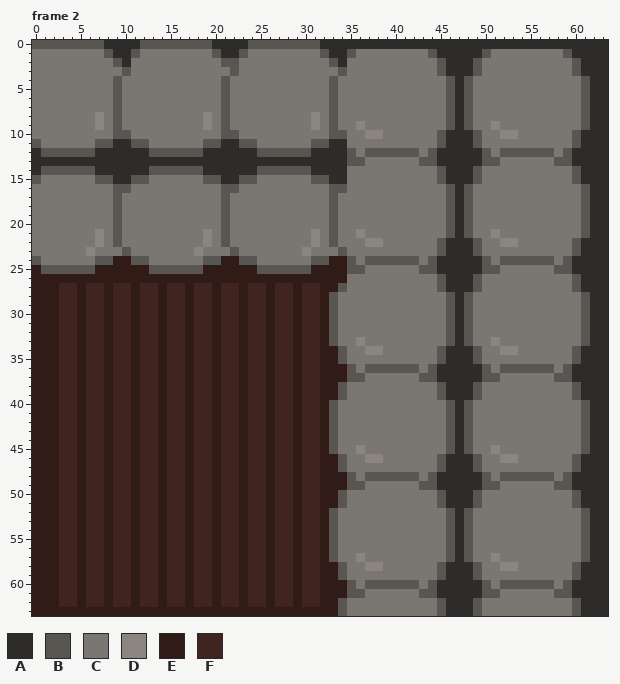
File history of a pixel-art file, Assets/Ea's Folder/walltile.aseprite. Above: the version before the commit.
64x64 pixels, 2 frames. Shown: frame 2.
Palette (. is transparent): A #2e2c2a  B #595652  C #7a7671  D #8a857f  E #301b17  F #40241f
Pixels before, frame 2 (only the part around the change), first column x 0:
 0 BBBBBBBBAAAABBBBBBBBAAAABBBBBBBBAAAAAAAAAAAAAAAAAAAAAAAAAAAAAAAA
 1 CCCCCCCCBAABCCCCCCCCBAABCCCCCCCCBAABCCCCCCCCBAAAAABCCCCCCCCBAAAA
 2 CCCCCCCCCBACCCCCCCCCCBBCCCCCCCCCCBACCCCCCCCCCBAAABCCCCCCCCCCBAAA
 3 CCCCCCCCCCBCCCCCCCCCCCBCCCCCCCCCCCBCCCCCCCCCCBAAABCCCCCCCCCCBAAA
 4 CCCCCCCCCBCCCCCCCCCCCBCCCCCCCCCCCBCCCCCCCCCCCCBABCCCCCCCCCCCCBAA
 5 CCCCCCCCCBCCCCCCCCCCCBCCCCCCCCCCCBCCCCCCCCCCCCBABCCCCCCCCCCCCBAA
 6 CCCCCCCCCBCCCCCCCCCCCBCCCCCCCCCCCBCCCCCCCCCCCCBABCCCCCCCCCCCCBAA
 7 CCCCCCCCCBCCCCCCCCCCCBCCCCCCCCCCCBCCCCCCCCCCCCBABCCCCCCCCCCCCBAA
 8 CCCCCCCDCBCCCCCCCCCDCBCCCCCCCCCDCBCCCCCCCCCCCCBABCCCCCCCCCCCCBAA
 9 CCCCCCCDCBCCCCCCCCCDCBCCCCCCCCCDCBCCDCCCCCCCCCBABCCDCCCCCCCCCBAA
10 CCCCCCCCCBBCCCCCCCCCCBBCCCCCCCCCCBBCCDDCCCCCCBAAABCCDDCCCCCCBAAA
11 BCCCCCCBBAABBCCCCCCBBAABBCCCCCCBBAACCCCCCCCCCBAAABCCCCCCCCCCBAAA
12 ABBBBBBAAAAAABBBBBBAAAAAABBBBBBAAAABCBBBBBBCBAAAAABCBBBBBBCBAAAA
13 AAAAAAAAAAAAAAAAAAAAAAAAAAAAAAAAAAABBCCCCCCBBAAAAABBCCCCCCBBAAAA
14 ABBBBBBAAAAAABBBBBBAAAAAABBBBBBAAAACCCCCCCCCCBAAABCCCCCCCCCCBAAA
15 BCCCCCCBBAABBCCCCCCBBAABBCCCCCCBBAACCCCCCCCCCBAAABCCCCCCCCCCBAAA
16 CCCCCCCCCBBCCCCCCCCCCBBCCCCCCCCCCBBCCCCCCCCCCCBABCCCCCCCCCCCCBAA
17 CCCCCCCCCBCCCCCCCCCCCBCCCCCCCCCCCBCCCCCCCCCCCCBABCCCCCCCCCCCCBAA
18 CCCCCCCCCBCCCCCCCCCCCBCCCCCCCCCCCBCCCCCCCCCCCCBABCCCCCCCCCCCCBAA
19 CCCCCCCCCBCCCCCCCCCCCBCCCCCCCCCCCBCCCCCCCCCCCCBABCCCCCCCCCCCCBAA
20 CCCCCCCCCBCCCCCCCCCCCBCCCCCCCCCCCBCCCCCCCCCCCCBABCCCCCCCCCCCCBAA
The result:
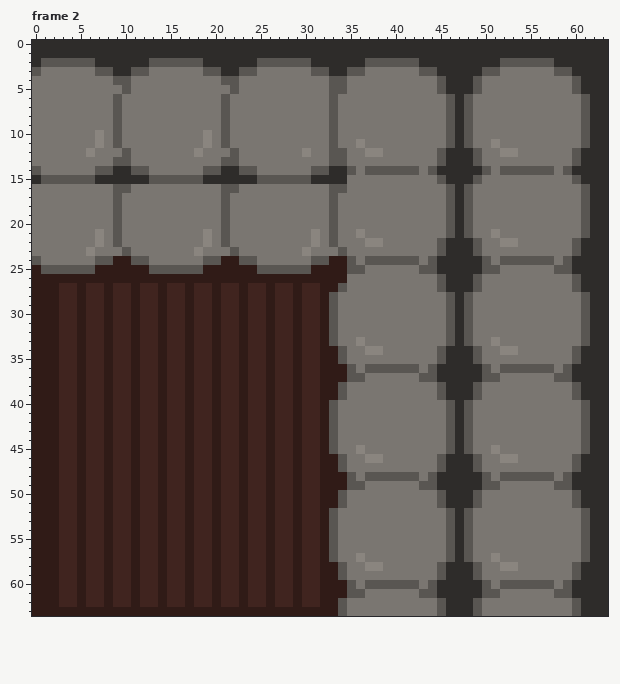
Changes in this commit:
Frame 2:
The author changed colour B to colour A in row 0 at x 0 to 7, 12 to 19 and 24 to 31; in row 1 at x 8, 11, 20, 23, 32, 35, 44, 50 and 59; in row 2 at x 9, 21 to 22, 33, 45, 49 and 60; in row 3 at x 10, 22, 34, 45, 49 and 60; in rows 4 to 5 at x 46, 48 and 61; in row 14 at x 45, 49 and 60.
The author changed colour B to colour A in row 15 at x 0, 7 to 8, 11 to 12, 19 to 20, 23 to 24 and 31 to 32.
The author changed colour C to colour A in row 1 at x 0 to 7, 12 to 19, 24 to 31, 36 to 43 and 51 to 58; in row 2 at x 0, 7 to 8, 11 to 12, 19 to 20, 23 to 24, 31 to 32, 35 to 36, 43 to 44, 50 to 51 and 58 to 59; in row 3 at x 9, 21 and 33.
The author changed colour A to colour B in row 10 at x 46, 48 and 61; in row 11 at x 9, 21, 33, 46, 48 and 61; in row 12 at x 10, 22, 33 to 34, 45, 49 and 60; in row 13 at x 9 to 10, 21 to 22, 33 to 34, 45, 49 and 60; in row 14 at x 0, 7 to 8, 11 to 12, 19 to 20, 23 to 24 and 31 to 32.
The author changed colour C to colour B in row 2 at x 1 to 6, 13 to 18, 25 to 30, 37 to 42 and 52 to 57; in row 3 at x 0, 7 to 8, 11 to 12, 19 to 20, 23 to 24, 31 to 32, 35 to 36, 43 to 44, 50 to 51 and 58 to 59; in rows 4 to 5 at x 10, 22, 34, 45, 49 and 60; in row 14 at x 35, 37 to 42, 44, 50, 52 to 57 and 59; in row 15 at x 1 to 6, 13 to 18 and 25 to 30.
The author changed colour A to colour C in row 11 at x 10, 22 and 34; in row 12 at x 0, 7 to 9, 11 to 12, 19 to 21, 23 to 24 and 31 to 32; in row 13 at x 0 to 8, 11 to 20 and 23 to 32.
The author changed colour B to colour C in row 5 at x 9 and 21; in row 10 at x 10, 22, 34, 45, 49 and 60; in row 11 at x 0, 8, 11 to 12, 20, 23 to 24, 31 to 32, 45, 49 and 60; in row 12 at x 1 to 5, 13 to 17, 25 to 29, 35, 39 to 42, 44, 50, 54 to 57 and 59; in row 13 at x 35 to 36, 43 to 44, 50 to 51 and 58 to 59; in row 14 at x 1 to 6, 13 to 18 and 25 to 30.
The author changed colour D to colour C in row 8 at x 7, 19 and 31; in row 9 at x 7, 19, 31, 36 and 51; in row 10 at x 37 to 38 and 52 to 53.
The author changed colour B to colour D in row 11 at x 7 and 19; in row 12 at x 6, 18, 30, 37 to 38 and 52 to 53.
The author changed colour C to colour D in row 10 at x 7 and 19; in row 11 at x 36 and 51.
Changed places in both pictures, as pixel boxes (x1, y1, x2, y2):
changed: (32, 40, 590, 184)
